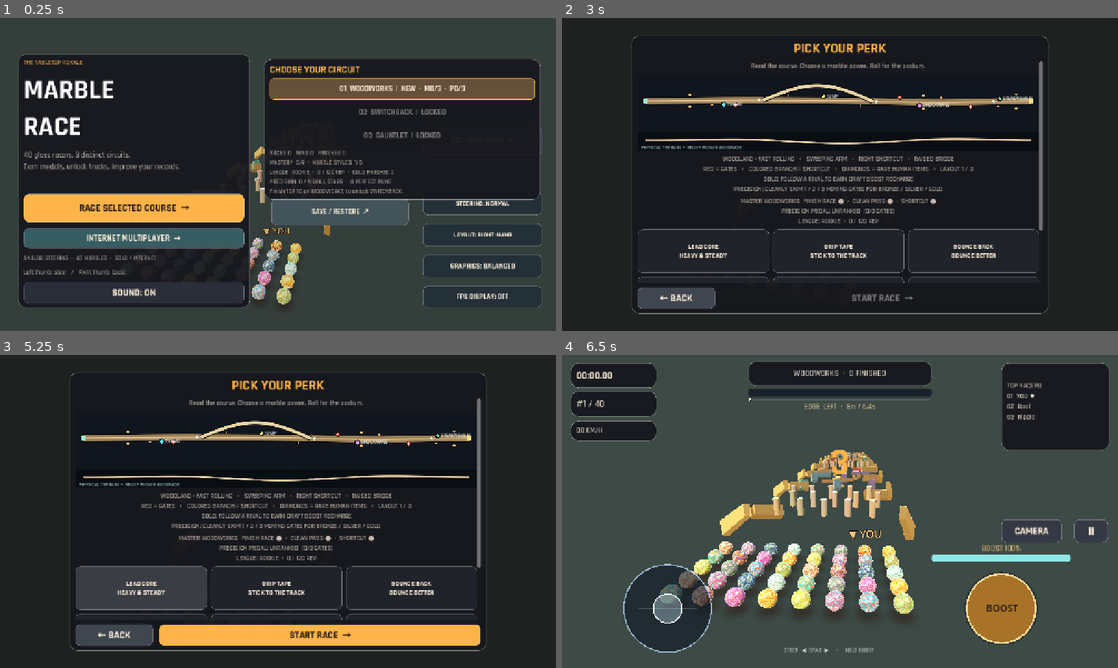
Above: before the commit, frames 1-4 (two rows, left to right).
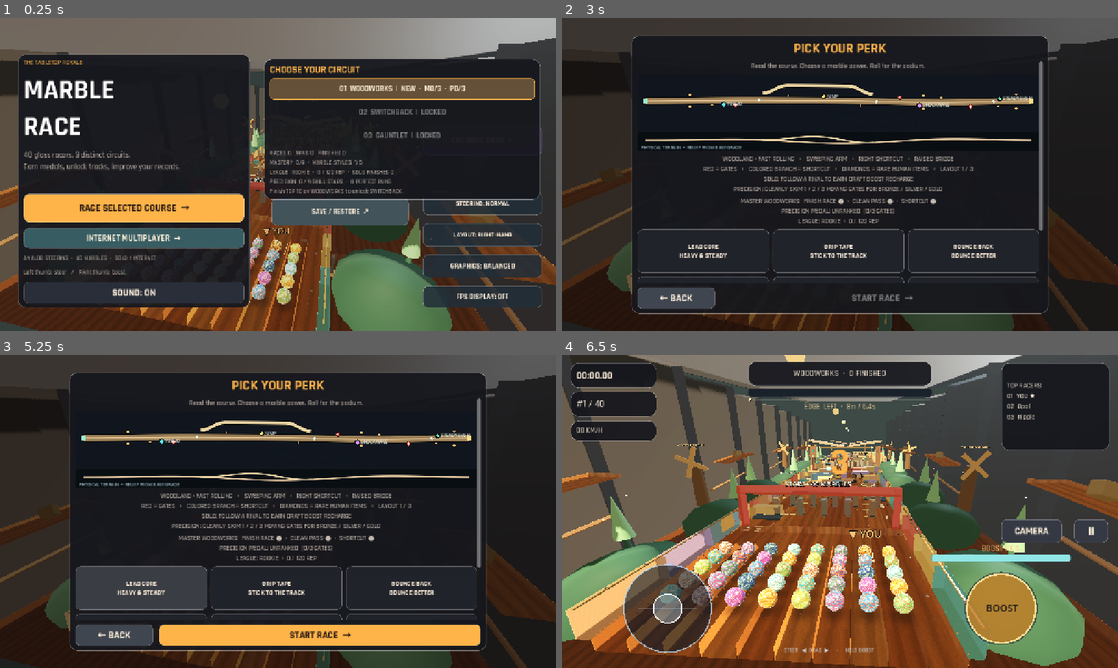
Above: after the commit, the same moments.

Repository: dbrckk/Marble-race-
Game: Godot game, scene res://scenes/main.tscn
Two runs of this game, one before a commit and one after it. Both use one fixed random seed, a clock stepped at 60 frames per second and the inputs below.
Inputs:
- Up to frame 1 (0.25 s): no input
- Up to frame 2 (3 s): click "STEERING: NORMAL" at 0.5 s; click "01 WOODWORKS | NEW · M0/3 · P…" at 1.25 s; click "01 WOODWORKS | NEW · M0/3 · P…" at 2 s; click "RACE SELECTED COURSE →" at 2.75 s
- Up to frame 3 (5.25 s): click "HEAD START JUMP THE GUN" at 3.5 s; click "HEAD START JUMP THE GUN" at 4.25 s; click "LEAD CORE HEAVY & STEADY" at 5 s
- Up to frame 4 (6.5 s): click "START RACE →" at 5.75 s

The runs differ from the first frame. In frame 1, 30% of the frame differs, in the area x 0-100%, y 0-100%; in frame 2, 12%; in frame 3, 12%; in frame 4, 58%.
Error before the commit: Parse Error: Cannot infer the type of "pitch" variable because the value doesn't have a set type. (res://scripts/course_sculptures.gd:152)

Commit message:
Fix Godot 4 static typing for procedurally banked biome roof pitch

Diff:
--- a/scripts/course_sculptures.gd
+++ b/scripts/course_sculptures.gd
@@ -149,7 +149,7 @@
                 var origin := Vector3(
                     center_x+side*VAULT_HALF_WIDTH*0.56,
                     floor_y+VAULT_CLEARANCE+0.57,z)
-                var pitch := -side*0.165
+                var pitch: float = -float(side)*0.165
                 var roof_basis := Basis(Vector3.FORWARD,pitch)
                 roof_segments.append(Transform3D(roof_basis,origin))
                 pillars.append(Transform3D(Basis(),
